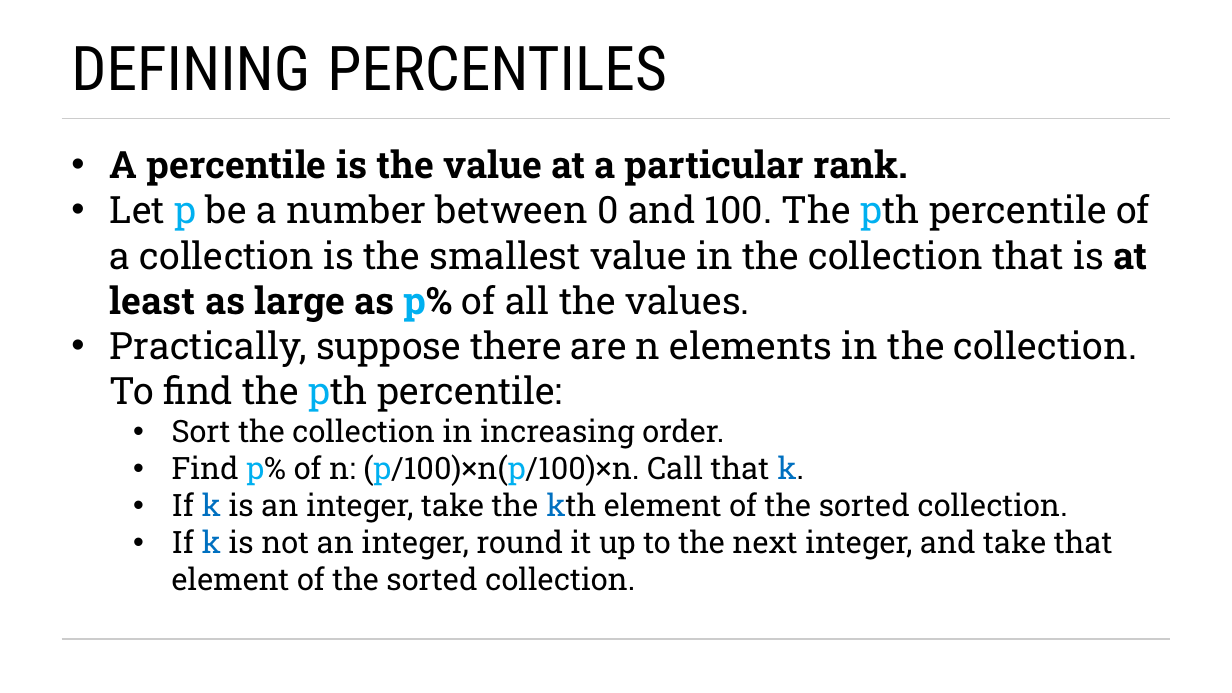
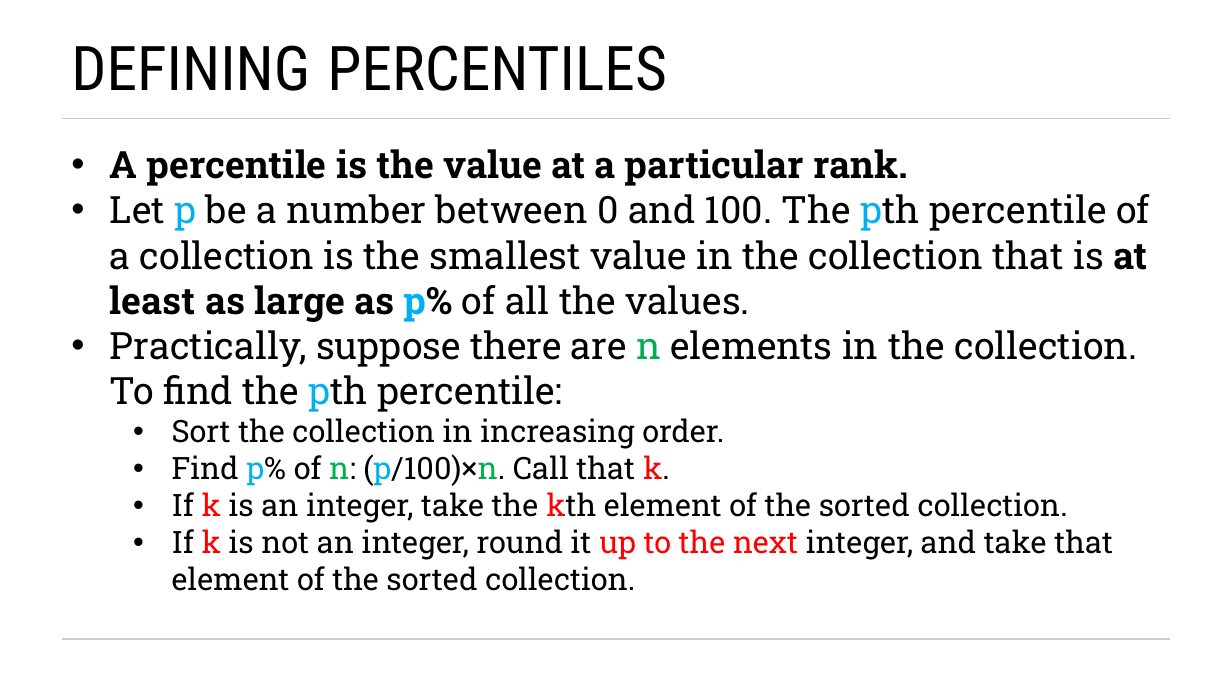
Before and after one commit to blprickett/current-Ling190D, a slide deck: slide 3 of module7/7-slides.pptx. Drawn at 1232x693 pixels with LibreOffice and Linux fonts; fonts in the diff are those of the drawing. Boxes give left, top, right and bottom in pixels: in the first picture for what was removed or moved away, otherwise in the second. Text is boxed around its words. In the diff, an @@ line names an element or a change of style, - is before the commit and + after.

```diff
--- a/module7/7-slides.pptx
+++ b/module7/7-slides.pptx
@@ text at [110,330,1137,591]: text colour #000000 to #00B050 in "n"; text colour #0070C0 to #FF0000 in "k kth", "k"; text colour #000000 to #FF0000 in "up to the next" @@
@@ text at [172,454,670,486]: text changed @@
-  • Find p% of n: (p/100)×n(p/100)×n. Call that k.
+  • Find p% of n: (p/100)×n. Call that k.
```
Also in this commit, not shown: 2 other slides changed.
